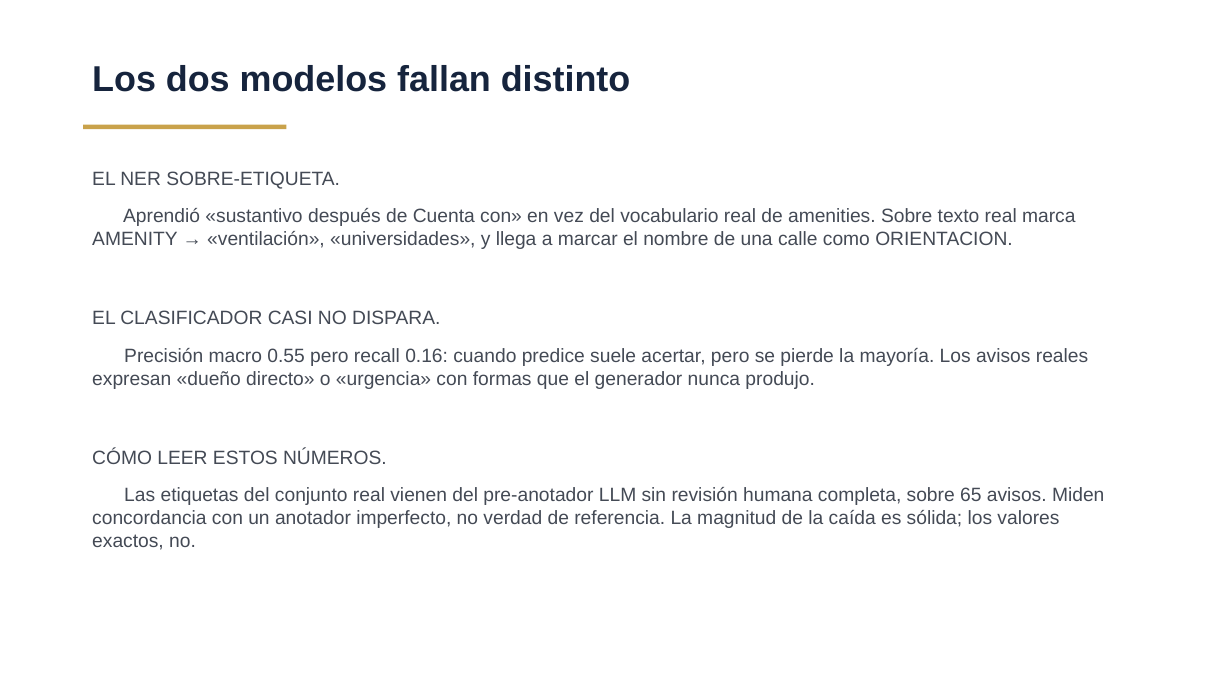
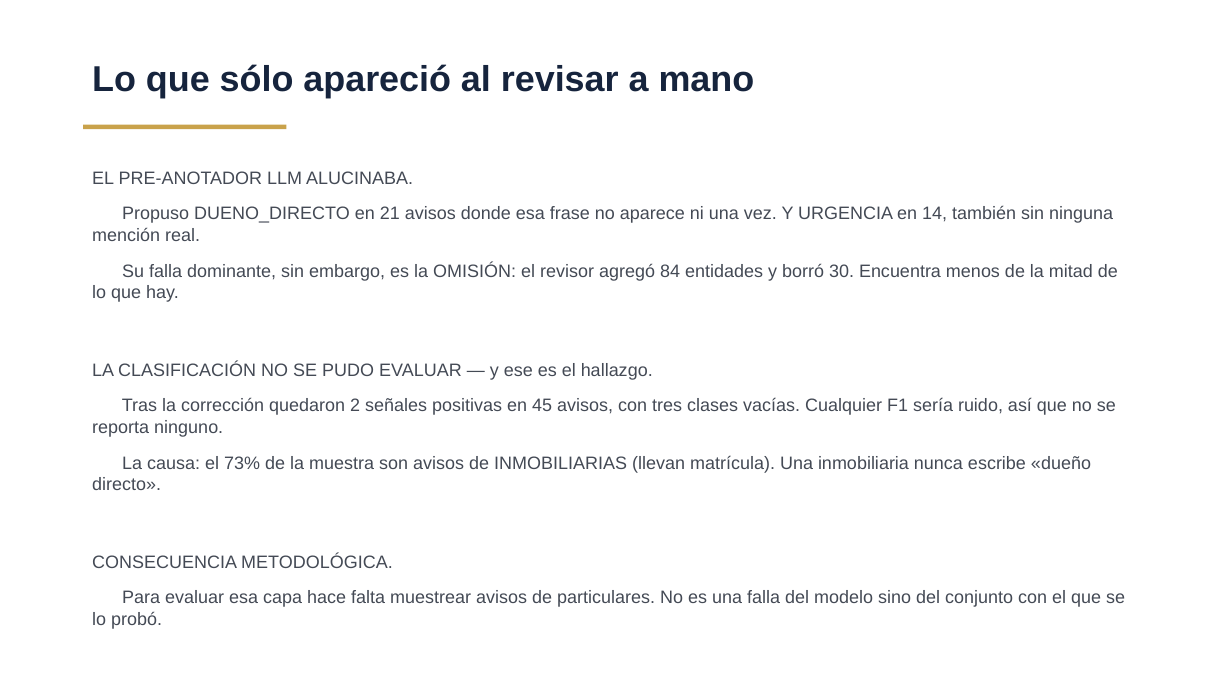
Before and after one commit to jvassarotto/agente-nlp-inmobiliario-caba, a slide deck: slide 8 of entregables/TP_Final_Deep_Learning_Vassarotto.pptx. Drawn at 1232x693 pixels with LibreOffice and Linux fonts; fonts in the diff are those of the drawing. Boxes give left, top, right and bottom in pixels: in the first picture for what was removed or moved away, otherwise in the second. Text is boxed around its words. In the diff, an @@ line names an element or a change of style, - is before the commit and + after.

Commit message:
Gold humano de 45 avisos: NER real 0.202; la clasificacion no se puede evaluar (73% inmobiliarias, 2 positivos)

```diff
--- a/entregables/TP_Final_Deep_Learning_Vassarotto.pptx
+++ b/entregables/TP_Final_Deep_Learning_Vassarotto.pptx
@@ text at bbox=[92, 64, 755, 98]: text changed @@
-Los dos modelos fallan distinto
+Lo que sólo apareció al revisar a mano
@@ text at bbox=[92, 171, 1125, 629]: text changed; size 15 to 14 pt @@
-EL NER SOBRE-ETIQUETA.
-Aprendió «sustantivo después de Cuenta con» en vez del vocabulario real de amenities. Sobre texto real marca AMENITY → «ventilación», «universidades», y llega a marcar el nombre de una calle como ORIENTACION.
-EL CLASIFICADOR CASI NO DISPARA.
-Precisión macro 0.55 pero recall 0.16: cuando predice suele acertar, pero se pierde la mayoría. Los avisos reales expresan «dueño directo» o «urgencia» con formas que el generador nunca produjo.
-CÓMO LEER ESTOS NÚMEROS.
-Las etiquetas del conjunto real vienen del pre-anotador LLM sin revisión humana completa, sobre 65 avisos. Miden concordancia con un anotador imperfecto, no verdad de referencia. La magnitud de la caída es sólida; los valores exactos, no.
+EL PRE-ANOTADOR LLM ALUCINABA.
+Propuso DUENO_DIRECTO en 21 avisos donde esa frase no aparece ni una vez. Y URGENCIA en 14, también sin ninguna mención real.
+Su falla dominante, sin embargo, es la OMISIÓN: el revisor agregó 84 entidades y borró 30. Encuentra menos de la mitad de lo que hay.
+LA CLASIFICACIÓN NO SE PUDO EVALUAR — y ese es el hallazgo.
+Tras la corrección quedaron 2 señales positivas en 45 avisos, con tres clases vacías. Cualquier F1 sería ruido, así que no se reporta ninguno.
+La causa: el 73% de la muestra son avisos de INMOBILIARIAS (llevan matrícula). Una inmobiliaria nunca escribe «dueño directo».
+CONSECUENCIA METODOLÓGICA.
+Para evaluar esa capa hace falta muestrear avisos de particulares. No es una falla del modelo sino del conjunto con el que se lo probó.
```
Also in this commit, not shown: 1 other slide changed, 11 other files.
